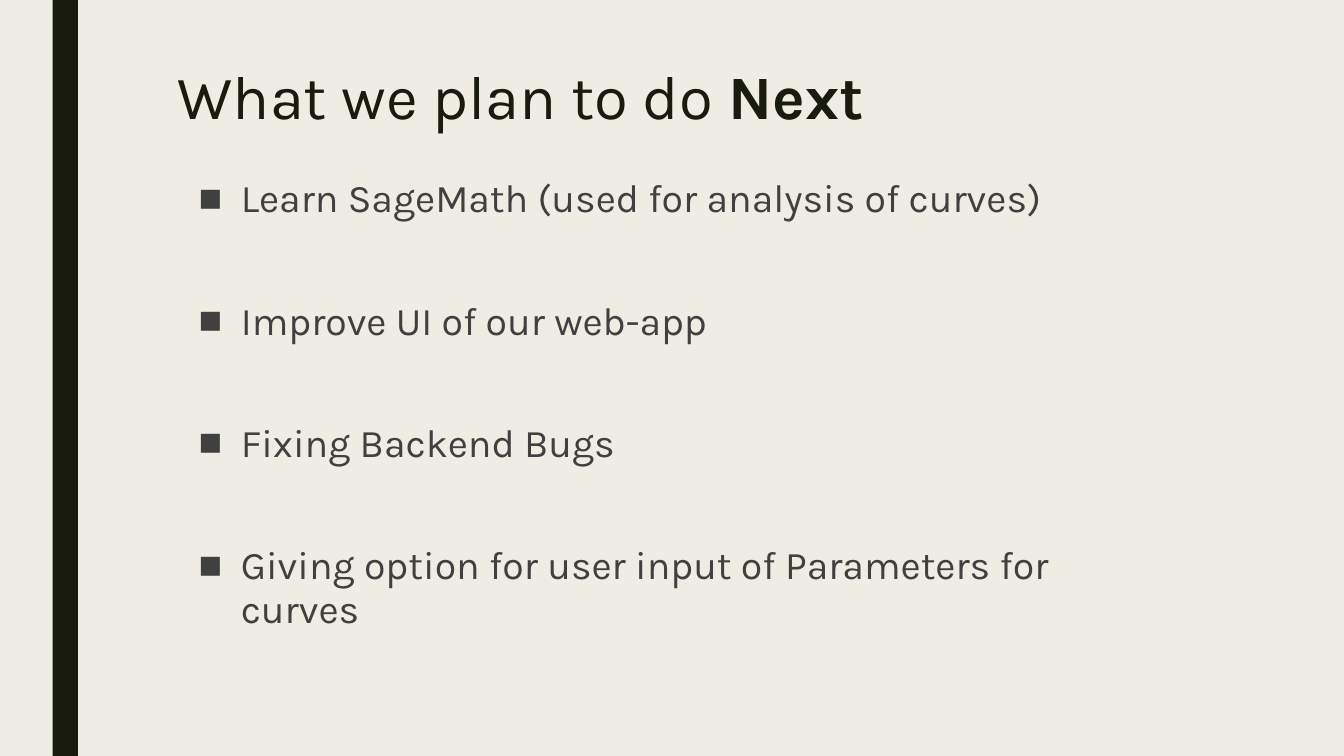
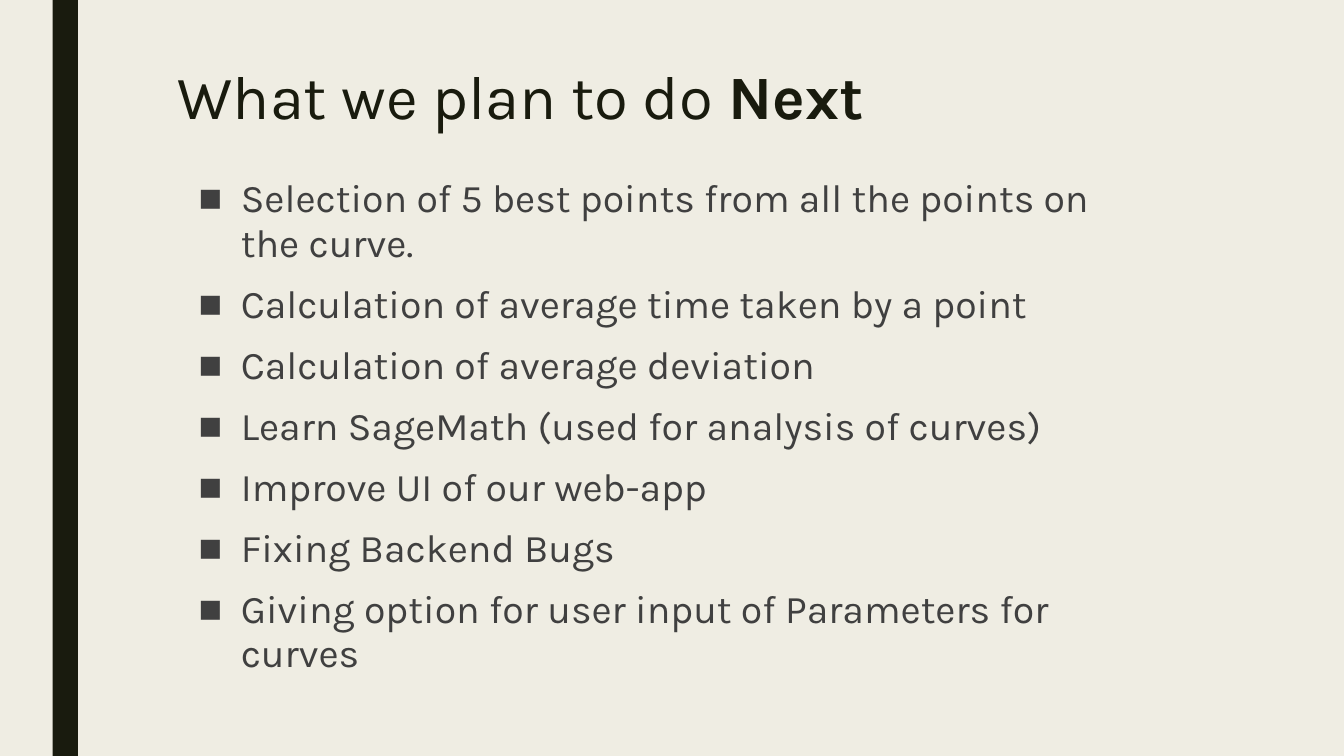
Before and after one commit to Jaidev810/ECC-Cipher, a slide deck: slide 14 of Documents/Ecc Cipher.pptx. Drawn at 1344x756 pixels with LibreOffice and Linux fonts; fonts in the diff are those of the drawing. Boxes give left, top, right and bottom in pixels: in the first picture for what was removed or moved away, otherwise in the second. Text is boxed around its words. In the diff, an @@ line names an element or a change of style, - is before the commit and + after.

```diff
--- a/Documents/Ecc Cipher.pptx
+++ b/Documents/Ecc Cipher.pptx
@@ text at (x1=241, y1=185, x2=1089, y2=389): paragraphs added @@
+■ Selection of 5 best points from all the points on the curve.
+■ Calculation of average time taken by a point
+■ Calculation of average deviation
```
Also in this commit, not shown: 1 slide added, 1 other file.
